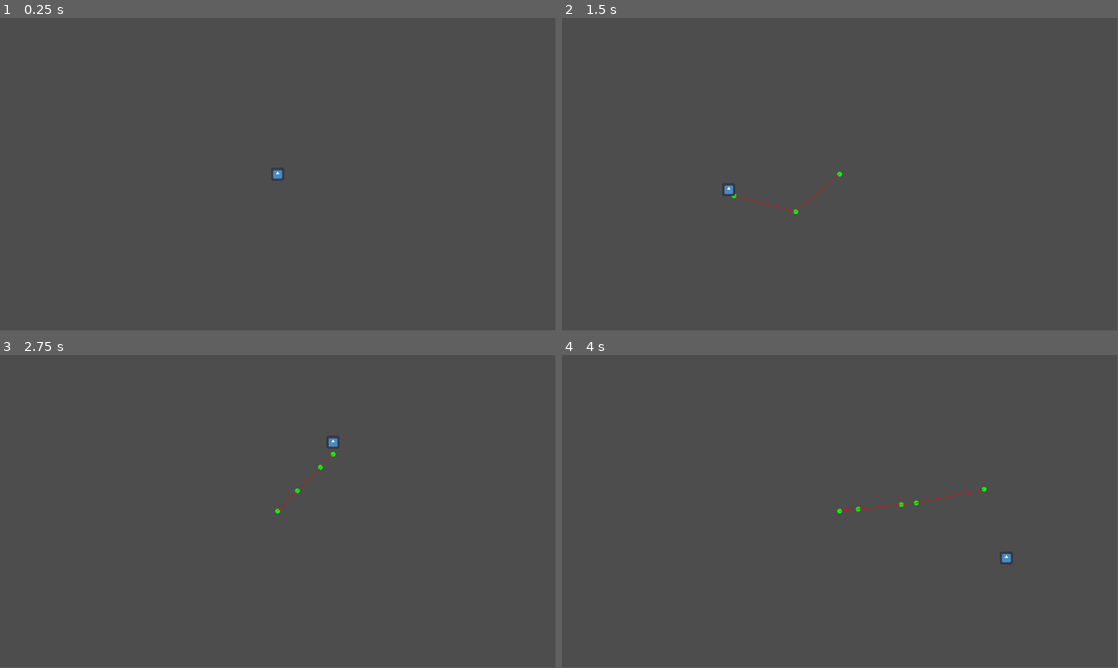
Above: before the commit, frames 1-4 (two rows, left to right).
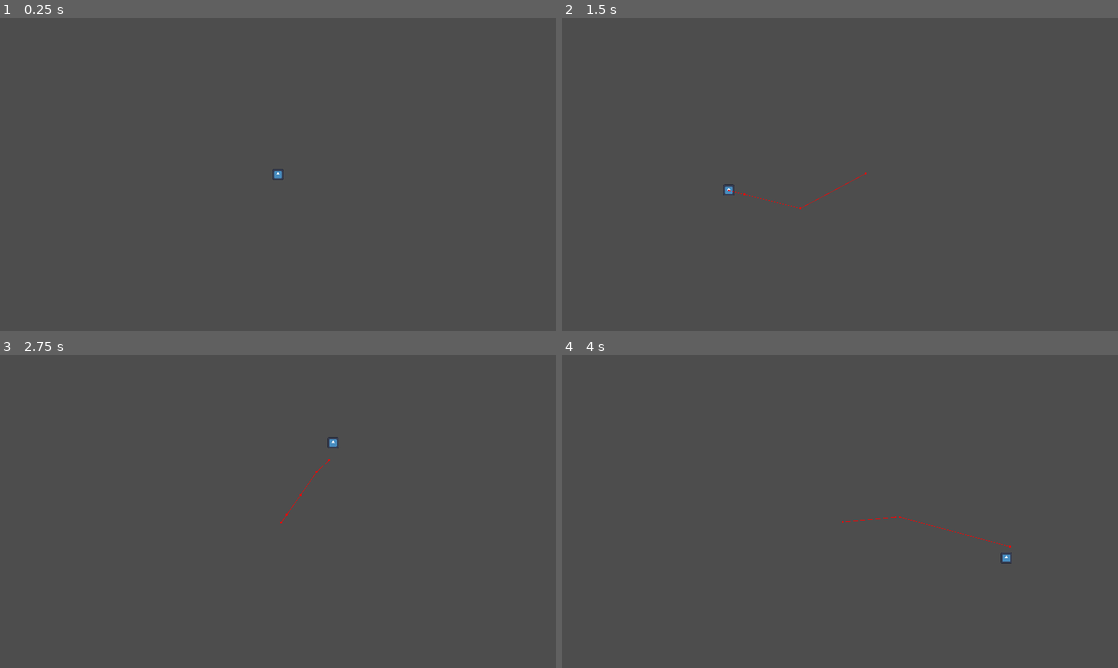
Above: after the commit, the same moments.

Repository: c-bracken/CT413-FYP
Game: Godot game, scene res://test.tscn
Same seed, same stepped clock (60 frames per second), same inputs: the game is played once before the commit and once after it. The project has no main scene, so this scene is started directly. The engine's default icon, where the game draws it, is replaced by a stand-in: a white triangle on a blue panel in a dark square.
Inputs (mouse positions are in pixels of both pictures, inside the frame that each line leads up to):
- Up to frame 1 (0.25 s): no input
- Up to frame 2 (1.5 s): tap Enter at 0.5 s; move the mouse to (962, 158) at 0.52 s; click (962, 158) at 0.6 s; tap Space at 1.25 s; move the mouse to (728, 190) at 1.27 s; click (728, 190) at 1.35 s
- Up to frame 3 (2.75 s): tap Enter at 2 s; move the mouse to (333, 442) at 2.02 s; click (333, 442) at 2.1 s
- Up to frame 4 (4 s): tap Space at 2.75 s; move the mouse to (812, 574) at 2.77 s; click (812, 574) at 2.85 s; tap Enter at 3.5 s; move the mouse to (1006, 558) at 3.52 s; click (1006, 558) at 3.6 s
In our replay, the window is 799x449 before the commit and 800x450 after it. These sizes can differ from the game's own. Grey fills any space a smaller window leaves; there, only what the larger window draws over its background counts as a difference.

The runs differ from the first frame. In frame 1, less than 0.1% of the frame differs, in the area x 48-51%, y 48-52%; in frame 2, 0.2%; in frame 3, 0.1%; in frame 4, 0.2%, in the area x 49-81%, y 42-67%.

Commit message:
Testing navigation features; building level structure

Diff:
--- /dev/null
+++ b/Scenes/Levels/Level1.tscn
@@ -0,0 +1,3 @@
+[gd_scene format=3 uid="uid://i813vo25e50e"]
+
+[node name="Level1" type="Node2D"]
--- /dev/null
+++ b/Scenes/Loader.tscn
@@ -0,0 +1,3 @@
+[gd_scene format=3 uid="uid://dcd1rqpp63vsu"]
+
+[node name="Loader" type="Node"]
--- /dev/null
+++ b/agent.gd
@@ -0,0 +1,30 @@
+extends CharacterBody2D
+
+@export var SPEED: float
+
+@onready var NAV = $NavigationAgent2D
+
+var next
+
+func _ready():
+	NAV.velocity_computed.connect(Callable(velocity_computed))
+
+func navigate_to(destination):
+	print("This agent is on map %s" % NavigationServer2D.agent_get_map(NAV.get_rid()).get_id())
+	print("Agent %s navigating to %s through map %s" % [NAV.get_rid(), destination, NAV.get_navigation_map()])
+	if NAV.get_navigation_map() != NavigationServer2D.agent_get_map(NAV.get_rid()):
+		NAV.set_navigation_map(NavigationServer2D.agent_get_map(NAV.get_rid()))
+		print("Corrected to map %s" % NAV.get_navigation_map().get_id())
+	NAV.set_target_position(destination)
+
+func _physics_process(delta):
+	if NAV.is_navigation_finished(): return
+	if NAV.get_current_navigation_path().size() == 0: return
+
+	next = NAV.get_next_path_position()
+	NAV.set_velocity(transform.origin.direction_to(next) * SPEED)
+	move_and_slide()
+
+func velocity_computed(safe_velocity):
+	velocity = safe_velocity
+	move_and_slide()
--- a/new_navigation_polygon.tres
+++ b/new_navigation_polygon.tres
@@ -4,5 +4,5 @@
 vertices = PackedVector2Array(89, -91, 76, -28, -41, -76, -138, -118, -91, 78, 118, -118, 118, -94, -189, -80, 118, -21, 118, 118, -130, 118, -219, 45, -310, 178, -310, -310, -138, -310)
 polygons = Array[PackedInt32Array]([PackedInt32Array(0, 1, 2, 3), PackedInt32Array(4, 2, 1), PackedInt32Array(3, 5, 6, 0), PackedInt32Array(3, 2, 7), PackedInt32Array(1, 8, 9, 10, 4), PackedInt32Array(11, 4, 10, 12), PackedInt32Array(7, 11, 12, 13, 14), PackedInt32Array(14, 3, 7)])
 outlines = Array[PackedVector2Array]([PackedVector2Array(-320, -192, -128, -128, -128, 128, -320, 192), PackedVector2Array(128, -128, -128, -128, -128, 128, 128, 128), PackedVector2Array(-320, -320, -128, -320, -128, -128, -320, -192)])
-source_geometry_mode = 2
+source_geometry_mode = 1
 source_geometry_group_name = &"pathfinding_geometry"
--- a/project.godot
+++ b/project.godot
@@ -14,6 +14,13 @@
 config/features=PackedStringArray("4.2", "Forward Plus")
 config/icon="res://icon.svg"
 
+[display]
+
+window/size/viewport_width=1280
+window/size/viewport_height=720
+window/stretch/mode="canvas_items"
+window/stretch/aspect="expand"
+
 [input]
 
 left_mouse={
--- a/test.gd
+++ b/test.gd
@@ -4,6 +4,8 @@
 var newNavmesh = NavigationPolygon.new()
 var path: NavigationPathQueryResult2D
 var map
+
+@onready var agent = $Nav/Agents/Agent
 
 func _ready():
 	call_deferred("nav_setup")
@@ -14,11 +16,18 @@
 	NavigationServer2D.map_set_edge_connection_margin(map, 20)
 	NavigationServer2D.map_set_link_connection_radius(map, 4)
 	NavigationServer2D.map_set_active(map, true)
+	print("Map RID: %s" % map.get_id())
+	await get_tree().physics_frame
 	NavigationServer2D.region_set_map($Nav/Regions/NavigationRegion2D, map)
 	NavigationServer2D.region_set_map($Nav/Regions/NavigationRegion2D2, map)
+	NavigationServer2D.link_set_map($Nav/Links/NavigationLink2D, map)
+	NavigationServer2D.agent_set_map($Nav/Agents/Agent/NavigationAgent2D, map)
+	NavigationServer2D.obstacle_set_map($Nav/Obstacles/NavigationObstacle2D, map)
 	await get_tree().physics_frame
-	print("Map: ", map)
-	print("Map regions: ", NavigationServer2D.map_get_regions(map))
+	print("Map regions: %s" % [NavigationServer2D.map_get_regions(map)])
+	print("Map links: %s" % [NavigationServer2D.map_get_links(map)])
+	print("Map agents: %s" % [NavigationServer2D.map_get_agents(map)])
+	print("Map obstacles: %s" % [NavigationServer2D.map_get_obstacles(map)])
 
 func _process(delta):
 	if Input.is_action_just_pressed("left_mouse"):
@@ -26,20 +35,21 @@
 		var clickPosWorld = clickPos - (get_viewport_rect().size / 2)
 		$Cursor.transform.origin.x = int(clickPosWorld.x)
 		$Cursor.transform.origin.y = int(clickPosWorld.y)
-		var params = NavigationPathQueryParameters2D.new()
-		params.start_position = Vector2.ZERO
-		params.target_position = clickPosWorld
-		params.map = map
-		path = NavigationPathQueryResult2D.new()
-		NavigationServer2D.query_path(params, path)
-		print("Path:")
-		print(path.get_path())
-		queue_redraw()
+		#var params = NavigationPathQueryParameters2D.new()
+		#params.start_position = Vector2.ZERO
+		#params.target_position = clickPosWorld
+		#params.map = map
+		#path = NavigationPathQueryResult2D.new()
+		#NavigationServer2D.query_path(params, path)
+		#print("Path:")
+		#print(path.get_path())
+		#queue_redraw()
+		agent.navigate_to(clickPosWorld)
 
-func _draw():
-	if path != null:
-		points = path.get_path()
-		for i in range(points.size()):
-			draw_circle(points[i], 5.0, Color.hex(0x00FF00FF))
-		for i in range(points.size() - 1):
-			draw_line(points[i], points[i + 1], Color.RED)
+#func _draw():
+	#if path != null:
+		#points = path.get_path()
+		#for i in range(points.size()):
+			#draw_circle(points[i], 5.0, Color.hex(0x00FF00FF))
+		#for i in range(points.size() - 1):
+			#draw_line(points[i], points[i + 1], Color.RED)
--- a/test.tscn
+++ b/test.tscn
@@ -1,15 +1,18 @@
-[gd_scene load_steps=5 format=3 uid="uid://klhcv8e8b2i0"]
+[gd_scene load_steps=7 format=3 uid="uid://klhcv8e8b2i0"]
 
 [ext_resource type="Script" path="res://test.gd" id="1_1fyyb"]
 [ext_resource type="NavigationPolygon" uid="uid://efshptj20ad4" path="res://new_navigation_polygon.tres" id="2_42x25"]
 [ext_resource type="Texture2D" uid="uid://orfyb8q78jlh" path="res://icon.svg" id="3_8rqj3"]
+[ext_resource type="Script" path="res://agent.gd" id="4_rta00"]
 
 [sub_resource type="NavigationPolygon" id="NavigationPolygon_opo5m"]
-vertices = PackedVector2Array(168, -103, 138, -98, 138, -132, 158, -165, 138, 7, 138, -18, 159, -17, 471, -101)
-polygons = Array[PackedInt32Array]([PackedInt32Array(0, 1, 2, 3), PackedInt32Array(4, 5, 6), PackedInt32Array(7, 4, 6), PackedInt32Array(7, 6, 0), PackedInt32Array(3, 7, 0)])
-outlines = Array[PackedVector2Array]([PackedVector2Array(153, -177, 128, -136, 128, 22, 512, -104)])
+vertices = PackedVector2Array(161, -187, 121, -310, 504, -307, 360, -187, 375, 20, 502, -107, 444, 95, 201, -33, 138, 13, 159, -17, 138, -18, 160, -31)
+polygons = Array[PackedInt32Array]([PackedInt32Array(0, 1, 2, 3), PackedInt32Array(4, 3, 2, 5, 6), PackedInt32Array(7, 4, 6, 8, 9), PackedInt32Array(8, 10, 9), PackedInt32Array(7, 9, 11)])
+outlines = Array[PackedVector2Array]([PackedVector2Array(153, -177, 351, -177, 364, 6, 204, -44, 128, -40, 128, 22, 452, 108, 512, -104, 515, -317, 107, -321)])
 source_geometry_mode = 1
 source_geometry_group_name = &"pathfinding_geometry"
+
+[sub_resource type="CircleShape2D" id="CircleShape2D_j13qt"]
 
 [node name="Node2D" type="Node2D"]
 script = ExtResource("1_1fyyb")
@@ -38,6 +41,35 @@
 [node name="NavigationRegion2D2" type="NavigationRegion2D" parent="Nav/Regions" groups=["pathfinding_geometry"]]
 navigation_polygon = SubResource("NavigationPolygon_opo5m")
 
+[node name="Obstacles" type="Node" parent="Nav"]
+
+[node name="NavigationObstacle2D" type="NavigationObstacle2D" parent="Nav/Obstacles" groups=["pathfinding_geometry"]]
+position = Vector2(269, -224)
+vertices = PackedVector2Array(28, -31, 33, 64, -60, 58, -49, -32)
+
+[node name="Links" type="Node" parent="Nav"]
+
+[node name="NavigationLink2D" type="NavigationLink2D" parent="Nav/Links"]
+start_position = Vector2(144, -280)
+end_position = Vector2(0, -100)
+
+[node name="Agents" type="Node" parent="Nav"]
+
+[node name="Agent" type="CharacterBody2D" parent="Nav/Agents"]
+modulate = Color(1, 0, 0, 1)
+motion_mode = 1
+script = ExtResource("4_rta00")
+SPEED = 40.0
+
+[node name="NavigationAgent2D" type="NavigationAgent2D" parent="Nav/Agents/Agent"]
+avoidance_enabled = true
+debug_enabled = true
+debug_path_custom_color = Color(0, 1, 1, 1)
+debug_path_custom_line_width = 1.0
+
+[node name="CollisionShape2D" type="CollisionShape2D" parent="Nav/Agents/Agent"]
+shape = SubResource("CircleShape2D_j13qt")
+
 [node name="Walls" type="Node" parent="."]
 
 [node name="Wall" type="StaticBody2D" parent="Walls" groups=["pathfinding_geometry"]]
